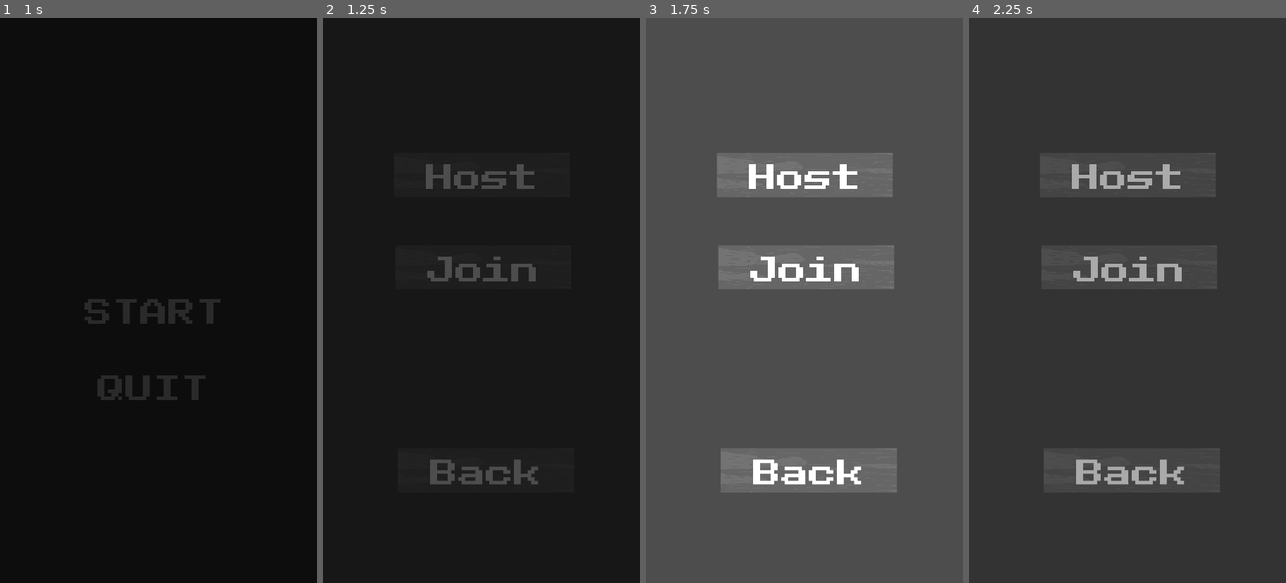
Above: before the commit, frames 1-4 (left to right).
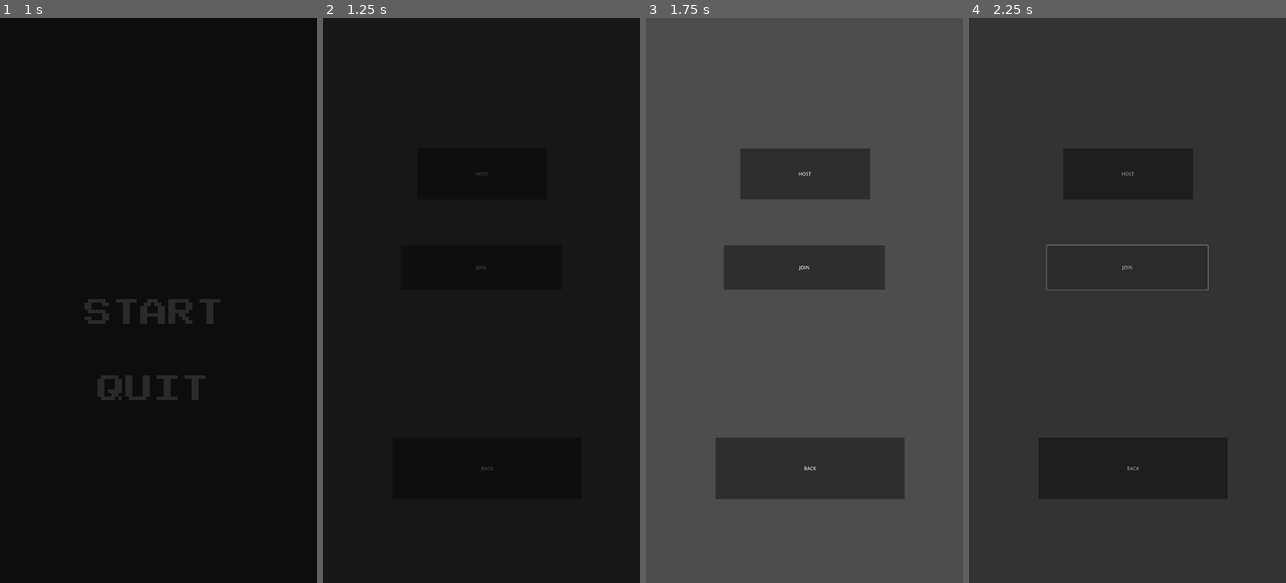
Above: after the commit, the same moments.

Repository: Koloss0/Out-Of-The-Gutter
Game: Godot game, scene res://Scenes/title_page.tscn
Same seed, same stepped clock (60 frames per second), same inputs: the game is played once before the commit and once after it.
Inputs (mouse positions are in pixels of both pictures, inside the frame that each line leads up to):
- Up to frame 1 (1 s): click "START" at 0.5 s
- Up to frame 2 (1.25 s): no input
- Up to frame 3 (1.75 s): click (804, 176) at 1.25 s, where only the run before the commit has a clickable "Host"
- Up to frame 4 (2.25 s): click (1127, 266) at 2 s, where only the run after the commit has a clickable "JOIN"

Frame 1 is identical in both runs. In frame 2, 2.1% of the frame differs, in the area x 32-68%, y 25-83%; in frame 3, 16%, in the area x 22-82%, y 23-86%; in frame 4, 12%.

Commit message:
Game Changes

Diff:
--- a/Autoloads/Net.gd
+++ b/Autoloads/Net.gd
@@ -3,7 +3,8 @@
 
 const MAX_PLAYERS = 4
 
-var player_data: Array[PlayerInfo]
+var player_data: Dictionary
+var num_players: int = 0
 
 var network_peer := ENetMultiplayerPeer.new()
 
@@ -39,6 +40,10 @@
 		if error == OK:
 			multiplayer.set_multiplayer_peer(network_peer)
 			print("[Net] Hosting Server...")
+			AlertDisplayer.alert("Creating Server...")
+
+			print("unique ID: %s" % multiplayer.get_unique_id())
+			register_player(multiplayer.get_unique_id(), Color.WHITE)
 		else:
 			print("[Net] Failed to create server: %s" % error);
 			AlertDisplayer.alert("Failed to Create Server: %s" % error)
@@ -47,12 +52,15 @@
 		if error == OK:
 			multiplayer.set_multiplayer_peer(network_peer)
 			print("[Net] Joining...")
+			AlertDisplayer.alert("Joining...")
 		else:
 			print("[Net] Failed to create client: %s" % error);
 			AlertDisplayer.alert("Failed to Create Client: %s" % error)
 
 func on_connected_to_server():
 	connected_to_server.emit()
+	print("Connected")
+	print("unique ID: %s" % multiplayer.get_unique_id())
 	pass
 
 func on_connection_failed():
@@ -61,6 +69,15 @@
 	pass
 
 func on_peer_connected(peer_id: int):
+	if is_multiplayer_authority():
+		var color: Color = Color(randf(), randf(), randf())
+		register_player.rpc(peer_id, color)
+
+@rpc("call_local")
+func register_player(peer_id: int, color: Color):
+	var player_info: PlayerInfo = PlayerInfo.new(peer_id, color)
+
+	player_data[peer_id] = player_info
 	peer_connected.emit(peer_id)
 	pass
 
--- a/Autoloads/alert_displayer.tscn
+++ b/Autoloads/alert_displayer.tscn
@@ -20,14 +20,14 @@
 tracks/1/type = "value"
 tracks/1/imported = false
 tracks/1/enabled = true
-tracks/1/path = NodePath("Control:visible")
+tracks/1/path = NodePath(".:visible")
 tracks/1/interp = 1
 tracks/1/loop_wrap = true
 tracks/1/keys = {
-"times": PackedFloat32Array(0),
-"transitions": PackedFloat32Array(1),
+"times": PackedFloat32Array(0, 3),
+"transitions": PackedFloat32Array(1, 1),
 "update": 1,
-"values": [true]
+"values": [true, false]
 }
 
 [sub_resource type="Animation" id="Animation_f0r6f"]
@@ -47,7 +47,7 @@
 tracks/1/type = "value"
 tracks/1/imported = false
 tracks/1/enabled = true
-tracks/1/path = NodePath("Control:visible")
+tracks/1/path = NodePath(".:visible")
 tracks/1/interp = 1
 tracks/1/loop_wrap = true
 tracks/1/keys = {
--- /dev/null
+++ b/HostJoin_page.tscn
@@ -0,0 +1,28 @@
+[gd_scene load_steps=2 format=3 uid="uid://cjvy7pvjkgg3p"]
+
+[ext_resource type="Script" path="res://Scripts/HostJoin_page.gd" id="1_h7jjo"]
+
+[node name="StartGame-HostJoin" type="Node2D"]
+script = ExtResource("1_h7jjo")
+
+[node name="JoinButton" type="Button" parent="."]
+offset_left = 265.0
+offset_top = 773.0
+offset_right = 816.0
+offset_bottom = 957.0
+text = "JOIN"
+
+[node name="BackButton" type="Button" parent="."]
+offset_left = 269.0
+offset_top = 1296.0
+offset_right = 827.0
+offset_bottom = 1491.0
+text = "BACK
+"
+
+[node name="HostButton" type="Button" parent="."]
+offset_left = 269.0
+offset_top = 527.0
+offset_right = 812.0
+offset_bottom = 688.0
+text = "HOST"
--- a/Scenes/GamePage.tscn
+++ b/Scenes/GamePage.tscn
@@ -22,12 +22,11 @@
 one_way_collision_margin = 0.0
 debug_color = Color(0, 0, 0, 0.419608)
 
-[node name="Ground" type="ColorRect" parent="World/Floor/CollisionShape2D2"]
-offset_left = -577.0
-offset_top = -134.0
-offset_right = 623.0
-offset_bottom = 137.0
-color = Color(0.192157, 0.192157, 0.192157, 1)
+[node name="Ground" type="TextureRect" parent="World/Floor/CollisionShape2D2"]
+offset_left = -583.995
+offset_top = -52.9999
+offset_right = 616.005
+offset_bottom = 218.0
 
 [node name="ParallaxBackground" type="ParallaxBackground" parent="World"]
 
--- a/Scenes/HostJoin_page.tscn
+++ b/Scenes/HostJoin_page.tscn
@@ -1,6 +1,4 @@
-[gd_scene load_steps=3 format=3 uid="uid://gep28ojo02rb"]
-
-[ext_resource type="PackedScene" uid="uid://d06y0af7layko" path="res://Scenes/labeled_texture_button.tscn" id="1_8bamf"]
+[gd_scene load_steps=2 format=3 uid="uid://gep28ojo02rb"]
 
 [sub_resource type="GDScript" id="GDScript_xwxs2"]
 resource_name = "StartGame"
@@ -17,15 +15,14 @@
 	pass
 
 
+func _on_back_pressed():
+	SceneManager.fade_to_scene(\"TitlePage\")
 
-func _on_host_button_pressed() -> void:
-	SceneManager.fade_to_scene(\"res://Scenes/host_page.tscn\")
-
-func _on_join_button_pressed() -> void:
+func on_join_pressed():
 	SceneManager.fade_to_scene(\"res://Scenes/join_page.tscn\")
 
-func _on_back_button_pressed() -> void:
-	SceneManager.fade_to_scene(\"TitlePage\")
+func on_host_pressed():
+	SceneManager.fade_to_scene(\"res://Scenes/host_page.tscn\")
 "
 
 [node name="StartGame-HostJoin" type="Control"]
@@ -37,40 +34,31 @@
 grow_vertical = 2
 script = SubResource("GDScript_xwxs2")
 
-[node name="HostButton" parent="." instance=ExtResource("1_8bamf")]
+[node name="Join" type="Button" parent="."]
 layout_mode = 0
-offset_left = 241.0
-offset_top = 459.0
-offset_right = 841.0
-offset_bottom = 609.0
+offset_left = 265.0
+offset_top = 773.0
+offset_right = 814.0
+offset_bottom = 923.0
+text = "JOIN"
 
-[node name="Label" parent="HostButton" index="0"]
-text = "Host"
+[node name="Back" type="Button" parent="."]
+layout_mode = 0
+offset_left = 237.0
+offset_top = 1426.0
+offset_right = 881.0
+offset_bottom = 1635.0
+text = "BACK
+"
 
-[node name="JoinButton" parent="." instance=ExtResource("1_8bamf")]
-layout_mode = 0
-offset_left = 246.0
-offset_top = 772.0
-offset_right = 846.0
-offset_bottom = 922.0
+[node name="Host" type="Button" parent="."]
+layout_mode = 1
+offset_left = 321.0
+offset_top = 443.0
+offset_right = 763.0
+offset_bottom = 616.0
+text = "HOST"
 
-[node name="Label" parent="JoinButton" index="0"]
-text = "Join"
-
-[node name="BackButton" parent="." instance=ExtResource("1_8bamf")]
-layout_mode = 0
-offset_left = 255.0
-offset_top = 1463.0
-offset_right = 855.0
-offset_bottom = 1613.0
-
-[node name="Label" parent="BackButton" index="0"]
-text = "Back"
-
-[connection signal="pressed" from="HostButton" to="." method="_on_host_button_pressed"]
-[connection signal="pressed" from="JoinButton" to="." method="_on_join_button_pressed"]
-[connection signal="pressed" from="BackButton" to="." method="_on_back_button_pressed"]
-
-[editable path="HostButton"]
-[editable path="JoinButton"]
-[editable path="BackButton"]
+[connection signal="pressed" from="Join" to="." method="on_join_pressed"]
+[connection signal="pressed" from="Back" to="." method="_on_back_pressed"]
+[connection signal="pressed" from="Host" to="." method="on_host_pressed"]
--- a/Scenes/Platforms/player.tscn
+++ b/Scenes/Platforms/player.tscn
@@ -56,6 +56,11 @@
 [sub_resource type="CircleShape2D" id="CircleShape2D_eo8gd"]
 radius = 300.217
 
+[sub_resource type="SceneReplicationConfig" id="SceneReplicationConfig_6j1uo"]
+properties/0/path = NodePath(".:position")
+properties/0/spawn = true
+properties/0/replication_mode = 1
+
 [node name="Player" type="CharacterBody2D"]
 script = ExtResource("1_is82o")
 
@@ -87,3 +92,7 @@
 
 [node name="RayCast2D3" type="RayCast2D" parent="."]
 position = Vector2(60, 21)
+
+[node name="MultiplayerSynchronizer" type="MultiplayerSynchronizer" parent="."]
+replication_config = SubResource("SceneReplicationConfig_6j1uo")
+visibility_update_mode = 1
--- a/Scenes/host_page.tscn
+++ b/Scenes/host_page.tscn
@@ -24,16 +24,6 @@
 [node name="Label" parent="Host" index="0"]
 text = "Host"
 
-[node name="BackButton" parent="." instance=ExtResource("1_hs5vx")]
-layout_mode = 0
-offset_left = 264.0
-offset_top = 1548.0
-offset_right = 864.0
-offset_bottom = 1698.0
-
-[node name="Label" parent="BackButton" index="0"]
-text = "Back"
-
 [node name="Port" type="LineEdit" parent="."]
 layout_mode = 0
 offset_left = 96.0
@@ -42,7 +32,4 @@
 offset_bottom = 1136.0
 placeholder_text = "Port"
 
-[connection signal="pressed" from="BackButton" to="." method="_on_back_button_pressed"]
-
 [editable path="Host"]
-[editable path="BackButton"]
--- a/Scenes/join_page.tscn
+++ b/Scenes/join_page.tscn
@@ -24,16 +24,6 @@
 [node name="Label" parent="Connect" index="0"]
 text = "Connect"
 
-[node name="BackButton" parent="." instance=ExtResource("2_bn0s2")]
-layout_mode = 0
-offset_left = 264.0
-offset_top = 1518.0
-offset_right = 864.0
-offset_bottom = 1668.0
-
-[node name="Label" parent="BackButton" index="0"]
-text = "Back"
-
 [node name="IP" type="LineEdit" parent="."]
 layout_mode = 0
 offset_left = 96.0
@@ -50,7 +40,4 @@
 offset_bottom = 1136.0
 placeholder_text = "Port"
 
-[connection signal="pressed" from="BackButton" to="." method="_on_back_button_pressed"]
-
 [editable path="Connect"]
-[editable path="BackButton"]
--- a/Scenes/labeled_texture_button.tscn
+++ b/Scenes/labeled_texture_button.tscn
@@ -22,4 +22,3 @@
 text = "Label"
 horizontal_alignment = 1
 vertical_alignment = 1
-metadata/_edit_lock_ = true
--- a/Scripts/GamePage.gd
+++ b/Scripts/GamePage.gd
@@ -7,9 +7,12 @@
 	Net.peer_connected.connect(on_peer_connected)
 	Net.start()
 	MusicPlayer.play_Lobby_music()
-	var my_player_info = PlayerInfo.new(multiplayer.get_unique_id())
-	world.spawn_player(my_player_info)
+
+	if is_multiplayer_authority():
+		var my_player_info = Net.player_data[multiplayer.get_unique_id()]
+		world.spawn_player(my_player_info)
 
 func on_peer_connected(peer_id: int):
-	var player_info = PlayerInfo.new(peer_id)
-	world.spawn_player(player_info)
+	if !is_multiplayer_authority():
+		var player_info = Net.player_data[peer_id]
+		world.spawn_player(player_info)
--- a/Scripts/Player.gd
+++ b/Scripts/Player.gd
@@ -2,6 +2,8 @@
 
 @export var jump_force := 1000.0
 @export var friction := 0.95
+
+var peer_id: int
 
 var held_down := false : set = set_held_down
 
@@ -17,53 +19,48 @@
 # called directly by player spawner
 func init(info: PlayerInfo):
 	set_multiplayer_authority(info.peer_id)
+	peer_id = info.peer_id
 
 
 func _physics_process(delta):
-	if on_ground():
-		if jump_velocity.length() > 0.0:
-			velocity += jump_velocity;
-			jump_velocity = Vector2.ZERO
-		velocity.x *= friction
-	else:
-		velocity.y += gravity * delta
+	if is_multiplayer_authority():
+		if on_ground():
+			if jump_velocity.length() > 0.0:
+				velocity += jump_velocity;
+				jump_velocity = Vector2.ZERO
+			velocity.x *= friction
+		else:
+			velocity.y += gravity * delta
 
-	# Get the input direction and handle the movement/deceleration.
-	# As good practice, you should replace UI actions with custom gameplay actions.
-	#var direction = Input.get_axis("ui_left", "ui_right")
-	#if direction:
-		#velocity.x = direction * SPEED
-	#else:
-		#velocity.x = move_toward(velocity.x, 0, SPEED)
+		if not held_down:
+			if on_ground():
+				$Sprite2D.play("idle")
+			else:
+				$Sprite2D.play("jump")
 
-	if not held_down:
-		if on_ground():
-			$Sprite2D.play("idle")
-		else:
-			$Sprite2D.play("jump")
-
-	if held_down and on_ground():
-		$Sprite2D.play("squish")
+		if held_down and on_ground():
+			$Sprite2D.play("squish")
 
 	move_and_slide()
 
 func _process(delta):
-	if held_down:
+	if is_multiplayer_authority() and held_down:
 		$Arrow.rotation = hold_delta.angle()
 
 func on_touch_box_input(viewport: Node, event: InputEvent, shape_idx: int):
-	if event is InputEventMouseButton:
+	if is_multiplayer_authority() and event is InputEventMouseButton:
 		set_held_down(true)
 
 func _input(event):
-	if event is InputEventMouseButton:
-		if not event.pressed:
+	if is_multiplayer_authority():
+		if event is InputEventMouseButton:
+			if not event.pressed:
+				if held_down:
+					jump_velocity = hold_delta.normalized() * jump_force
+				set_held_down(false)
+		if event is InputEventMouseMotion:
 			if held_down:
-				jump_velocity = hold_delta.normalized() * jump_force
-			set_held_down(false)
-	if event is InputEventMouseMotion:
-		if held_down:
-			hold_delta = event.position - position
+				hold_delta = event.position - position
 
 func set_held_down(new_held_down: bool):
 	held_down = new_held_down
--- a/Scripts/PlayerInfo.gd
+++ b/Scripts/PlayerInfo.gd
@@ -2,6 +2,8 @@
 class_name PlayerInfo
 
 var peer_id := 0
+var color := Color.WHITE
 
-func _init(peer_id_: int):
+func _init(peer_id_: int, color_: Color):
 	peer_id = peer_id_
+	color = color_
--- a/Scripts/World.gd
+++ b/Scripts/World.gd
@@ -6,6 +6,8 @@
 
 func spawn_player(player_info: PlayerInfo):
 	var player = player_scene.instantiate()
+	player.name = str(player_info.peer_id)
 	players.add_child(player)
 	player.position = spawnpoint.position
 	player.init(player_info)
+	print("spawned %s" % player_info.peer_id)
Not shown: 1 places in Autoloads/alert_displayer.tscn that only renumber resources
Not shown: 1 places in Scenes/Platforms/player.tscn that only renumber resources
Not shown: 1 places in Scenes/join_page.tscn that only renumber resources
